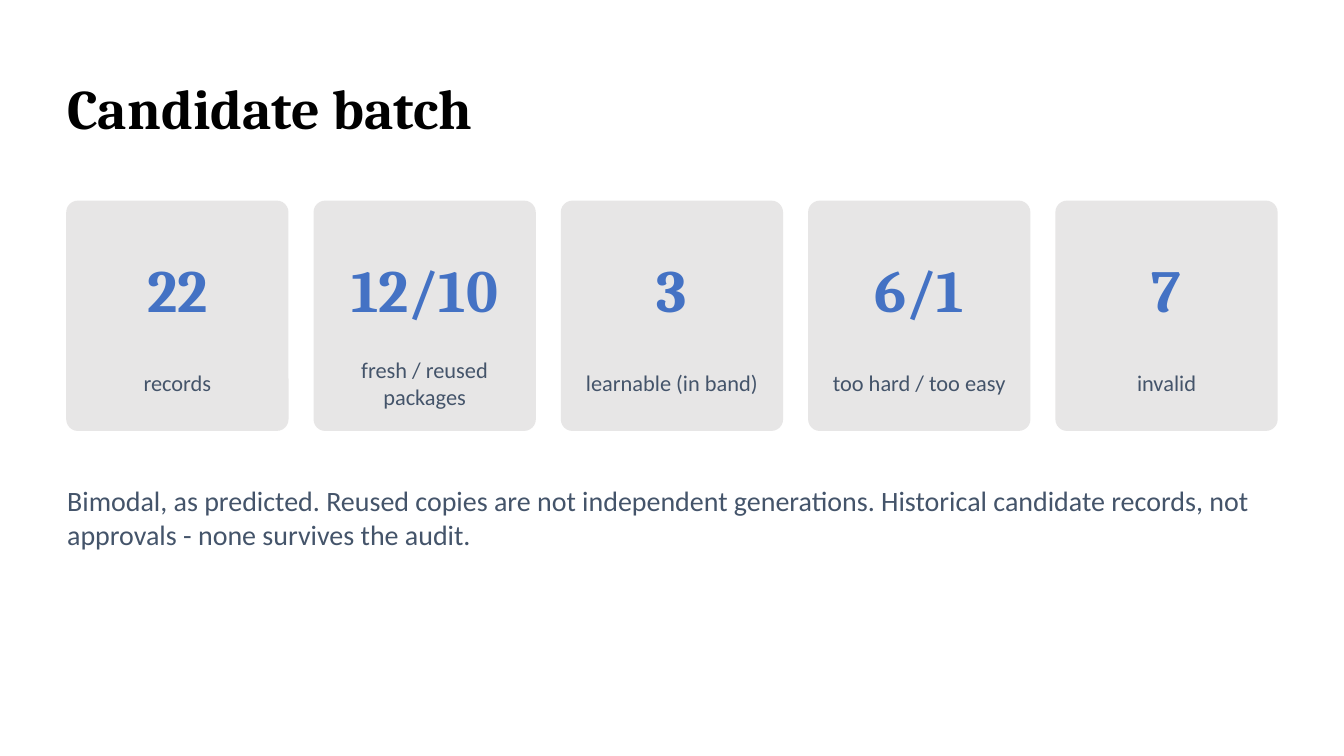
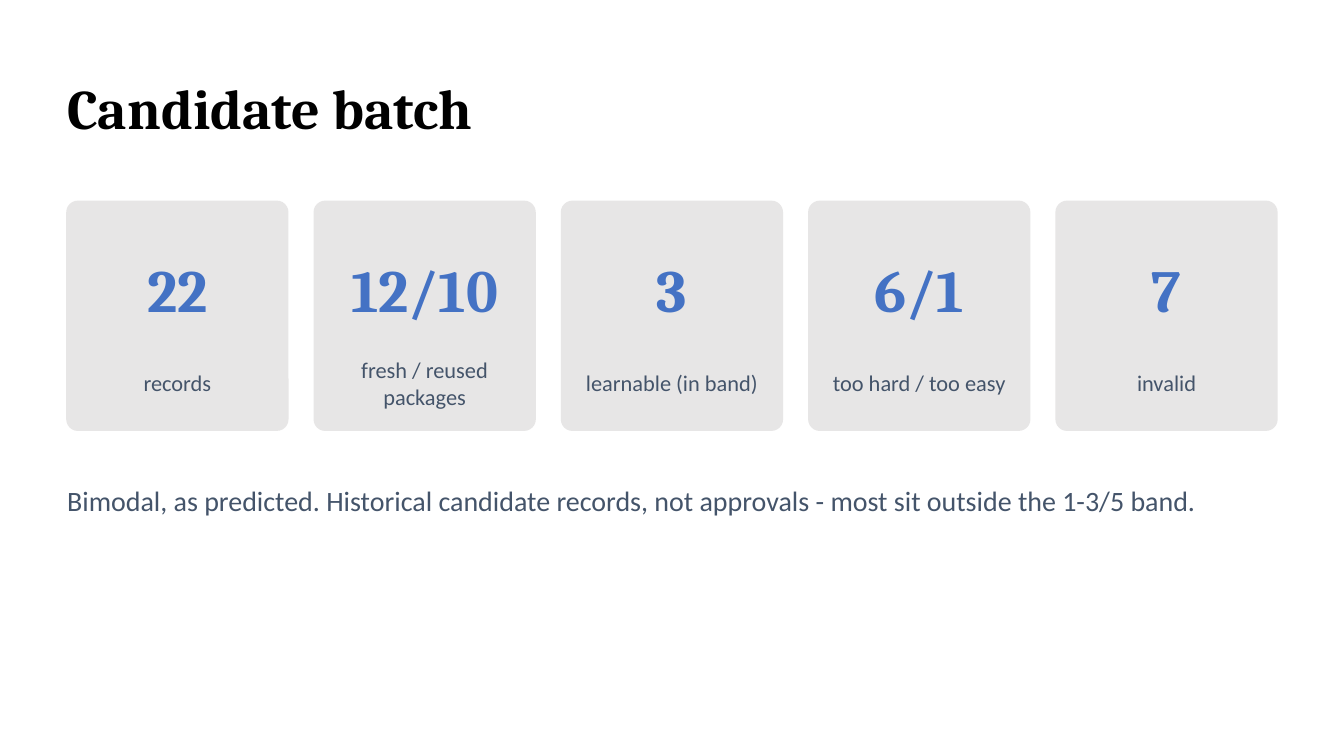
Before and after one commit to zignd/harbor-tbench-worktrial, a slide deck: slide 6 of docs/result/presentation.pptx. Drawn at 1344x756 pixels with LibreOffice and Linux fonts; fonts in the diff are those of the drawing. Boxes give left, top, right and bottom in pixels: in the first picture for what was removed or moved away, otherwise in the second. Text is boxed around its words. In the diff, an @@ line names an element or a change of style, - is before the commit and + after.

Commit message:
feat: approve optimize-policy-decision-audit (3/5, pooled 0.70 over two batches)
- pre-registered approval rule in scripts/audit_pool.py: a complete 5-attempt
  batch with 1-3 honest passes and all failures valid AND the pooled pass rate
  over all batches in [0.2, 0.8]. Harder to satisfy than a single batch.
- batch 1 = 4/5, batch 2 = 3/5, pooled 7/10 = 0.70. One turn-cap trial in
  batch 2 was invalid by rule, replaced under identical settings, and preserved
  under excluded_trials. Both batches are published.
- gates: validate PASS, oracle 3/3, nop 0, quality 0 blocking findings
- verification.json overall_status: passed, approved_tasks has one entry
- report section 7 rewritten with the decision rule and the selection bias;
  output/README.md, both decks and the plan counter updated to 92/113
- the other four packages stay published and unapproved with their reasons

```diff
--- a/docs/result/presentation.pptx
+++ b/docs/result/presentation.pptx
@@ text at box(67, 491, 1196, 516): text changed @@
-Bimodal, as predicted. Reused copies are not independent generations. Historical candidate records, not approvals - none survives the audit.
+Bimodal, as predicted. Historical candidate records, not approvals - most sit outside the 1-3/5 band.
```
Also in this commit, not shown: 2 other slides changed, 22 other files.
